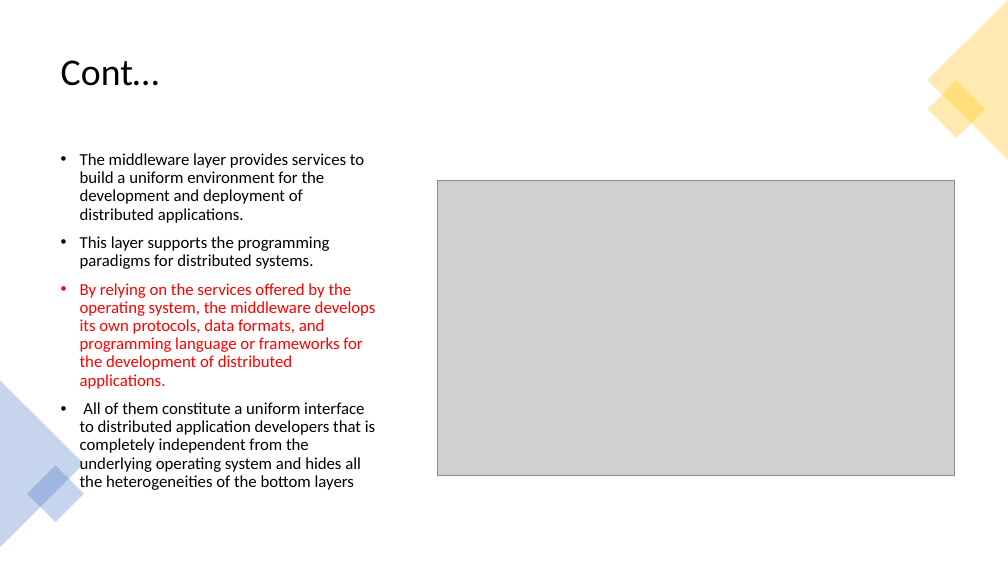
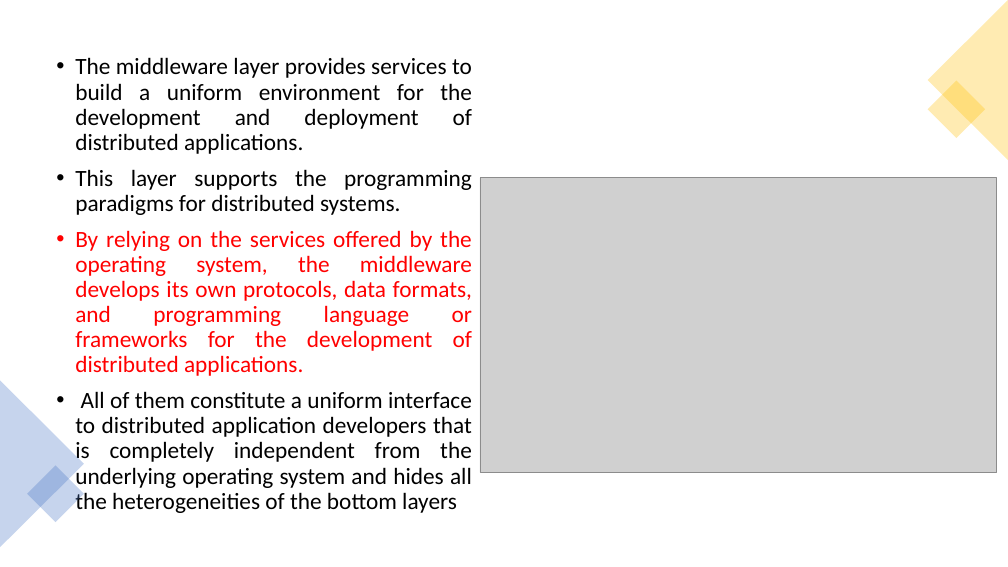
Before and after one commit to shakiliitju/M.Sc-in-ICT, a slide deck: slide 23 of MICT-5102 Cloud Computing/Lecture/Lecture3.pptx. Drawn at 1008x567 pixels with LibreOffice and Linux fonts; fonts in the diff are those of the drawing; grey boxes stand for pictures. Boxes give left, top, right and bottom in pixels: in the first picture for what was removed or moved away, otherwise in the second. Text is boxed around its words. In the diff, an @@ line names an element or a change of style, - is before the commit and + after.

```diff
--- a/MICT-5102 Cloud Computing/Lecture/Lecture3.pptx
+++ b/MICT-5102 Cloud Computing/Lecture/Lecture3.pptx
@@ text "The middleware layer provides services ...": place and size @@
-text "The middleware layer provides services ..." at [80,153,376,491]
+text "The middleware layer provides services ..." at [75,57,472,513]
@@ text "The middleware layer provides services ..." at [75,57,472,513]: size 16 to 22.2 pt; alignment left to justified @@
@@ title removed at [61,60,159,86] @@
-Cont…
@@ picture: place and size @@
-picture at [438,181,955,476]
+picture at [480,178,997,473]
```
Also in this commit, not shown: 5 other slides changed, 7 other files.
